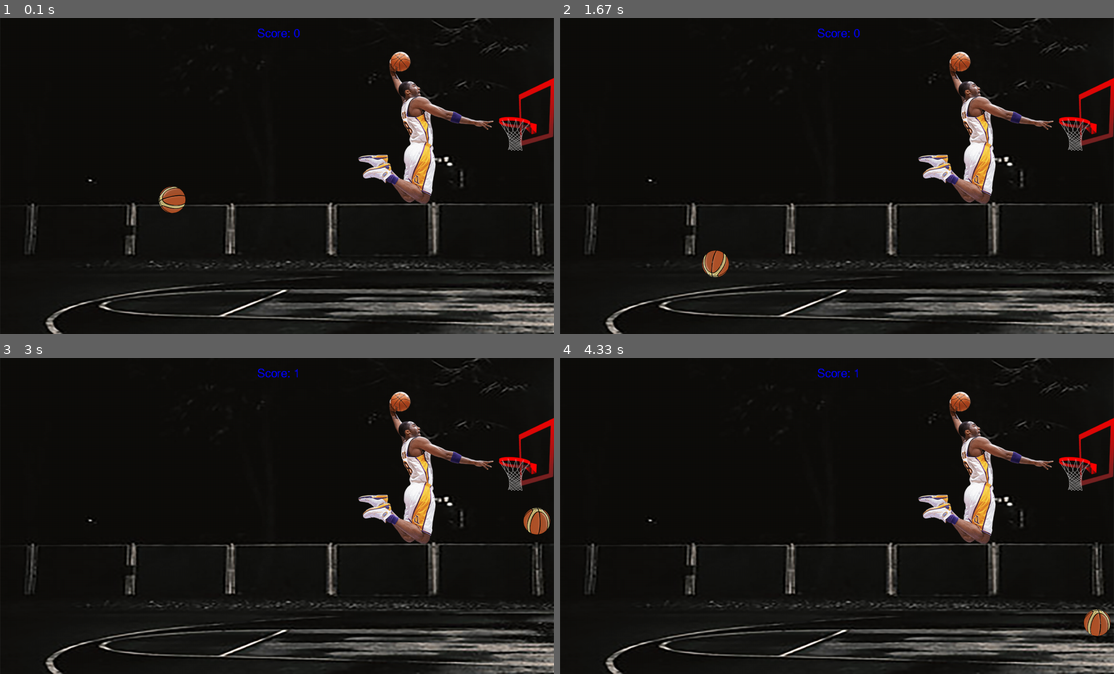
Above: before the commit, frames 1-4 (two rows, left to right).
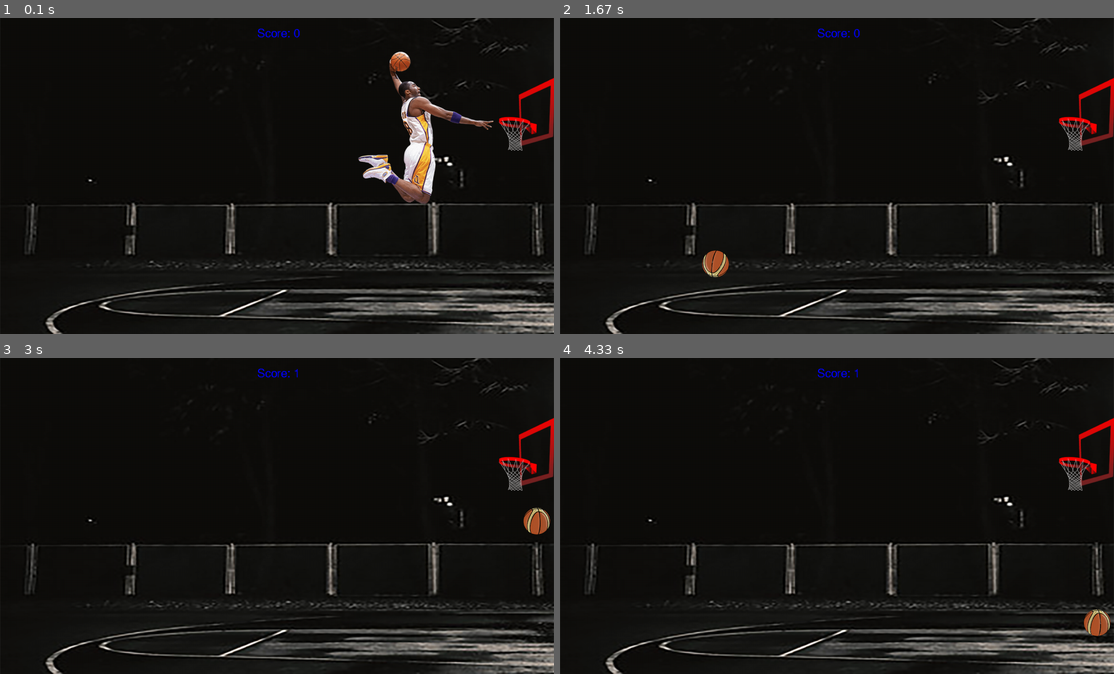
Above: after the commit, the same moments.

Repository: IGNITE-Pathways/Hoops
Game: pygame game, started from Pygame Hoops.py
Two runs of this game, one before a commit and one after it. Both use one fixed random seed, a clock stepped at 60 frames per second and the inputs below.
Inputs (mouse positions are in pixels of both pictures, inside the frame that each line leads up to):
- Up to frame 1 (0.1 s): no input
- Up to frame 2 (1.67 s): press the mouse at (704, 179) at 0.37 s; move the mouse to (798, 210) at 0.47 s; release the mouse at (892, 245) at 0.6 s
- Up to frame 3 (3 s): no input
- Up to frame 4 (4.33 s): no input

The runs differ from the first frame. In frame 1, 0.3% of the frame differs, in the area x 28-34%, y 53-62%; in frame 2, 2.8%, in the area x 64-90%, y 10-59%; in frame 3, 2.8%; in frame 4, 2.8%.

Commit message:
added splash

Diff:
--- a/Pygame Hoops.py
+++ b/Pygame Hoops.py
@@ -34,6 +34,7 @@
 skip_next_goal_check=False
 front_rim=Rect(hx-2,hy+5,10,20)
 back_glassboard=Rect(screenWidth-55,hy-60,10,80)
+show_splash=True
 
 # Starting ball position
 starting_ball_pos=(bx+round(ball_size/2),by+round(ball_size/2))
@@ -129,6 +130,7 @@
 
 # Rsets the field given the ball position
 def reset_field(ball_pos,degree=0):
+    global show_splash
     if degree<0 or degree>35:
         degree=0
     #screen.fill(black)
@@ -139,14 +141,17 @@
     pygame.Surface.set_colorkey (hoop_back, [0,0,0])
     screen.blit(hoop_back, (hx+2, hy+12))
     # Ball itself
-    pygame.Surface.set_colorkey (balls[degree], [0,0,0])
-    screen.blit(balls[degree], (ball_pos[0], ball_pos[1]))
+    if show_splash != True:
+        pygame.Surface.set_colorkey (balls[degree], [0,0,0])
+        screen.blit(balls[degree], (ball_pos[0], ball_pos[1]))
     # Front of the Hoop
     pygame.Surface.set_colorkey (hoop_front, [0,0,0])
     screen.blit(hoop_front, (hx, hy))
 
-    pygame.Surface.set_colorkey (p1, [0,0,0])
-    screen.blit(p1, (900, 80))
+    if show_splash:
+        pygame.Surface.set_colorkey (p1, [0,0,0])
+        screen.blit(p1, (900, 80))
+        show_splash=False
 
     # Floor
     #pygame.draw.rect(screen,(0,180,0),Rect(10,screenHeight - floor_height,screenWidth-20,15))
@@ -226,13 +231,16 @@
                 pygame.quit()
             if event.type == pygame.MOUSEBUTTONDOWN:
                 if event.button==1:
-                    shoot=True
-                    lastPos=(event.pos[0],event.pos[1])
-                    endPos=(starting_ball_pos[0],starting_ball_pos[1])
-                    path, velocity, collision_point, vx, vy  = calc_trajectory(lastPos)
-                    for p in path:
-                        pygame.draw.circle(screen,(white),(p[0],p[1]),2)
-                        pygame.display.update()
+                    if show_splash:
+                        show_splash=False
+                    else:
+                        shoot=True
+                        lastPos=(event.pos[0],event.pos[1])
+                        endPos=(starting_ball_pos[0],starting_ball_pos[1])
+                        path, velocity, collision_point, vx, vy  = calc_trajectory(lastPos)
+                        for p in path:
+                            pygame.draw.circle(screen,(white),(p[0],p[1]),2)
+                            pygame.display.update()
             elif event.type == pygame.MOUSEMOTION:
                 if shoot:
                     degree=round(round(starting_ball_pos[0]%(34*3))/3)
@@ -243,10 +251,11 @@
                         pygame.draw.circle(screen,(white),(p[0],p[1]),2)
                         pygame.display.update()
             elif event.type == pygame.MOUSEBUTTONUP:
-                degree=round(round(starting_ball_pos[0]%(34*3))/3)
-                reset_field((starting_ball_pos[0]-round(ball_size/2),starting_ball_pos[1]-round(ball_size/2)),degree=degree)
-                if event.button==1:
-                    path, velocity, collision_point, vx, vy  = calc_trajectory(lastPos)
-                    process_path(path, velocity, collision_point, vx, vy)
-                    shoot=False
+                if shoot:
+                    degree=round(round(starting_ball_pos[0]%(34*3))/3)
+                    reset_field((starting_ball_pos[0]-round(ball_size/2),starting_ball_pos[1]-round(ball_size/2)),degree=degree)
+                    if event.button==1:
+                        path, velocity, collision_point, vx, vy  = calc_trajectory(lastPos)
+                        process_path(path, velocity, collision_point, vx, vy)
+                        shoot=False
     pygame.display.flip()
